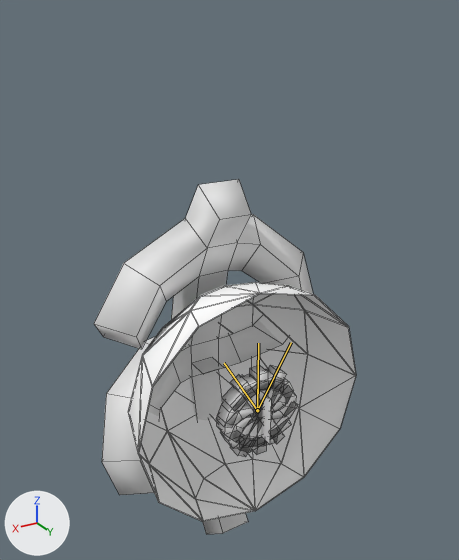
The Blender file Buypartisan/Assets/Models/Hats/Dollar.blend, before and after one commit.
One viewpoint serves both versions: a 50 mm lens placed at (0.671, 0.996, 0.833), pointed at (-0.032, -0.175, 0.248). The axes (+X, +Y, +Z) are drawn at lower left. The lights are the same throughout. The bones that bend it are drawn over the model as lines. Mesh edges are drawn as thin lines.
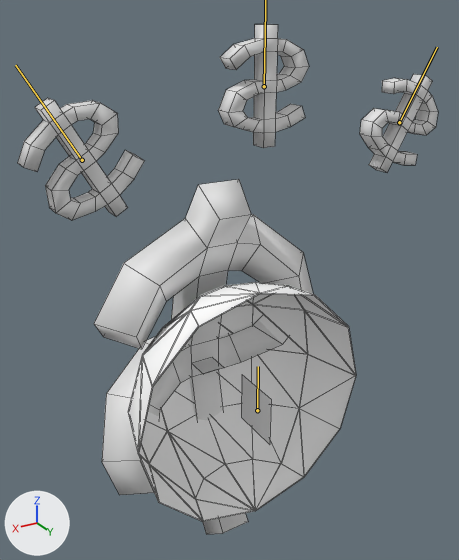
The newer file adds an action. The first version stands in its rest pose; the second is drawn at frame 308 of the action 'KaChing2'.

What the commit changed:
Bone 'Bone.001' (bone_bone_001) moves from (0.0, 0.0, 0.0) to (0.0, 0.7, 0.0).
Bone 'Bone.002' (bone_bone_002) moves from (0.0, 0.0, 0.0) to (0.0, 0.7, 0.0).
Bone 'Bone.003' (bone_bone_003) moves from (0.0, 0.0, 0.0) to (0.0, 0.7, 0.0).

Pixel boxes [x1, y1, x2, y2] of what changed, in the pictures (459 x 560 px):
'Cube.002', posed (54% wider, 45% taller)
    before: [216, 369, 298, 453]
    after: [18, 98, 145, 220]
'Cube.001', posed (23% wider, 37% taller)
    before: [220, 365, 294, 455]
    after: [218, 24, 309, 148]
'Cube.003', posed (8% taller)
    before: [217, 365, 296, 457]
    after: [360, 74, 438, 173]
'Plane', unchanged, uncovered by the edit
    before: [242, 375, 271, 444]
    after: [241, 375, 271, 444]
bone 'Bone.002', root to tip
    before: (257, 410) to (291, 342)
    after: (399, 122) to (437, 47)
bone 'Bone.003', root to tip
    before: (257, 410) to (224, 363)
    after: (82, 160) to (15, 65)
